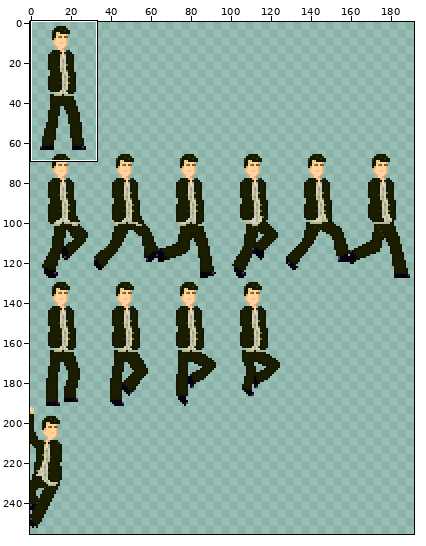
Sprite sheet: characters/hitman.png. Above, an overview of the earlier version with the close-up marked.
Close-up. As it was:
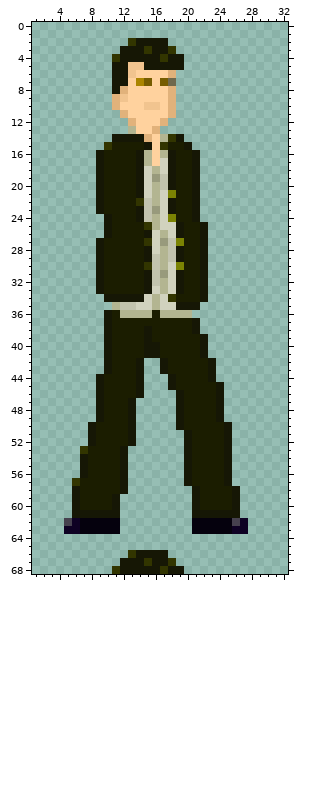
The file is 192x256 pixels. Shown: x 1..32, y 0..68.
And afterwards:
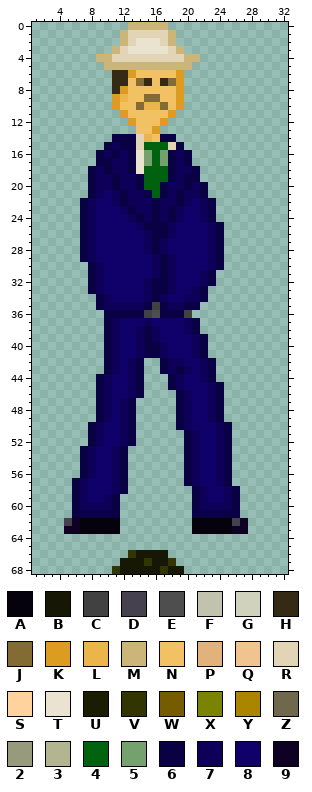
Palette (. is transparent): A #05010d  B #161705  C #414141  D #46414e  E #4e4e4e  F #c2c3ae  G #d1d2be  H #352b14  J #836c34  K #db9c21  L #ecb54b  M #cbb578  N #f1c163  P #e1b27b  Q #f1c48f  R #e1d5b5  S #ffd29e  T #eae3cf  U #1b1d00  V #323500  W #765c00  X #7b8303  Y #ab8500  Z #6f684d  2 #989a7c  3 #b3b591  4 #00610e  5 #74a16e  6 #0a0044  7 #0e0058  8 #0f006a  9 #0e0123
Commit message: The hitman stands on this own two feet! (And arms...). I await critique!
Changes in this commit:
@@ x 1..32 @@
- 0 ................................
- 1 ................................
- 2 ............VBBBB...............
- 3 ...........BBBVBBV..............
- 4 ..........VBBBBBVBB.............
- 5 ..........BBQQBBBBB.............
- 6 ..........BBQSSSSP..............
- 7 ..........BBSYWSWZ..............
- 8 ..........BPSSSSSP..............
- 9 ..........PQSSSSSP..............
-10 ..........PSSSQQSP..............
-11 ...........PSSSSSP..............
-12 ............PSSSP...............
-13 ............3SSP................
-14 ..........BBBBPS3VB.............
-15 .........VUUUUBSVUUB............
-16 ........BUUUUB3S3BUUB...........
-17 ........BUUUUB3SGBUUB...........
-18 ........BUUUUBG3GBUUB...........
-19 ........BUUUUBG2FBUUB...........
-20 ........BUUUUBG3FBUUB...........
-21 ........BUUUUBG3GXUUB...........
-22 ........BUUUUVF3GBUUB...........
-23 ........BUUUUBF2GBUUB...........
-24 .........BUUUBF3GXUUB...........
-25 .........BUUUUV3GGBUUB..........
-26 .........BUUUUBG3GBUUB..........
-27 ........BUUUUUVG2FXUUB..........
-28 ........BUUUUUBG3FBUUB..........
-29 ........BUUUUUBF3FBUUB..........
-30 ........BUUUUUVF3GXUUB..........
-31 ........BUUUUUBF2GBUUB..........
-32 ........BUUUUUBF3GBUUB..........
-33 ........BUUUUUBG3GBUUB..........
-34 .........BBBBBG3GVUUUB..........
-35 ..........3FFGG3GGBBB...........
-36 .........BU3333U3333............
-37 .........BUUUUUUUUUUB...........
-38 .........BUUUUBUUUUUB...........
-39 .........BUUUUBUUUUUUB..........
-40 .........BUUUUBBUUUUUB..........
-41 .........BUUUUBBUUUUUB..........
-42 .........BUUUB..BUUUUUB.........
-43 .........BUUUB..BUUUUUB.........
-44 ........BUUUUB...BUUUUB.........
-45 ........BUUUUB...BUUUUUB........
-46 ........BUUUUB....BUUUUB........
-47 ........BUUUB.....BUUUUB........
-48 ........BUUUB.....BUUUUB........
-49 ........BUUUB.....BUUUUB........
-50 .......BUUUUB.....BUUUUUB.......
-51 .......BUUUUB......BUUUUB.......
-52 .......BUUUUB......BUUUUB.......
-53 ......VUUUUB.......BUUUUB.......
-54 ......BUUUUB.......BUUUUB.......
-55 ......BUUUUB.......BUUUUB.......
-56 ......BUUUUB.......BUUUUB.......
-57 .....VUUUUUB.......BUUUUB.......
-58 .....BUUUUUB........BUUUUB......
-59 .....BUUUUB.........BUUUUB......
-60 .....BUUUUB.........BUUUUB......
-61 .....BBBBBB.........BBBBBB......
+ 0 ............MMMMM...............
+ 1 ...........MRRRRRM..............
+ 2 ...........MRTTTRM..............
+ 3 ..........MRTTTTTRM.............
+ 4 ........MMRRRRRRRRRMM...........
+ 5 .........MMMMMMMMMMM............
+ 6 ..........HHKNNNNNK.............
+ 7 ..........HHNJHNHJK.............
+ 8 ..........HKNNNNNNK.............
+ 9 ..........KLNNJJNNK.............
+10 ..........KNNJLLJNK.............
+11 ...........KNNNNNK..............
+12 ............KNNNK...............
+13 .............NNK................
+14 ..........666RLN66..............
+15 .........6766R444R6.............
+16 ........67676T545676............
+17 ........66776T545676............
+18 .......676776T4446776...........
+19 .......67767764446766...........
+20 .......677677644677676..........
+21 .......678767764676776..........
+22 ......67887677767767876.........
+23 ......67888767767678876.........
+24 ......67888876767678876.........
+25 ......678888876667888876........
+26 ......678888887667888876........
+27 ......678888887678888876........
+28 ......678888887678888876........
+29 ......678888888767888876........
+30 .......67888888767888876........
+31 .......6788888876788876.........
+32 .......6788888766788876.........
+33 .......678888876678876..........
+34 ........67888876788776..........
+35 ........6777776C67766...........
+36 .........66666CE666C............
+37 .........678887888876...........
+38 .........678876788876...........
+39 .........6788767888876..........
+40 .........6788766788876..........
+41 .........6788766788876..........
+42 .........67876..6778876.........
+43 .........67876..6767876.........
+44 ........678876...678876.........
+45 ........678876...6788876........
+46 ........678876....678876........
+47 ........67876.....678876........
+48 ........67876.....678876........
+49 ........67876.....678876........
+50 .......678876.....6788876.......
+51 .......678876......678876.......
+52 .......678876......678876.......
+53 ......678876.......678876.......
+54 ......678876.......678876.......
+55 ......678876.......678876.......
+56 ......678876.......678876.......
+57 .....6788876.......678876.......
+58 .....6788876........678876......
+59 .....678876.........678876......
+60 .....677776.........677776......
+61 .....666666.........666666......
 62 ....D9AAAAA.........AAAAAD9.....
Where, in picture pixels (left, top, right, bottom), the same in both close-ups:
changed: (72, 22, 240, 518)
